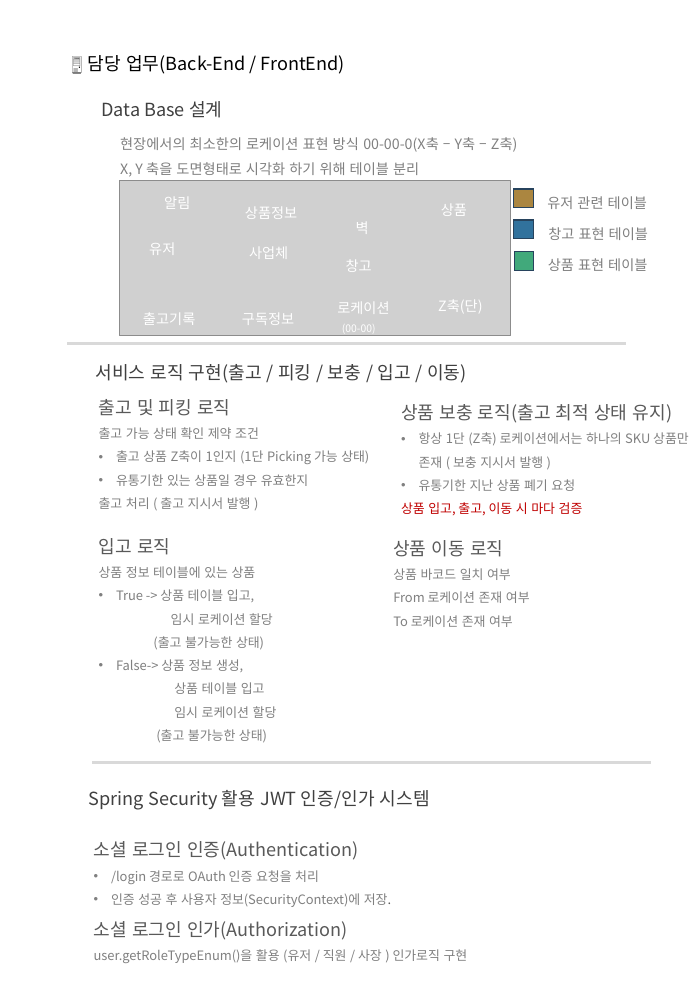
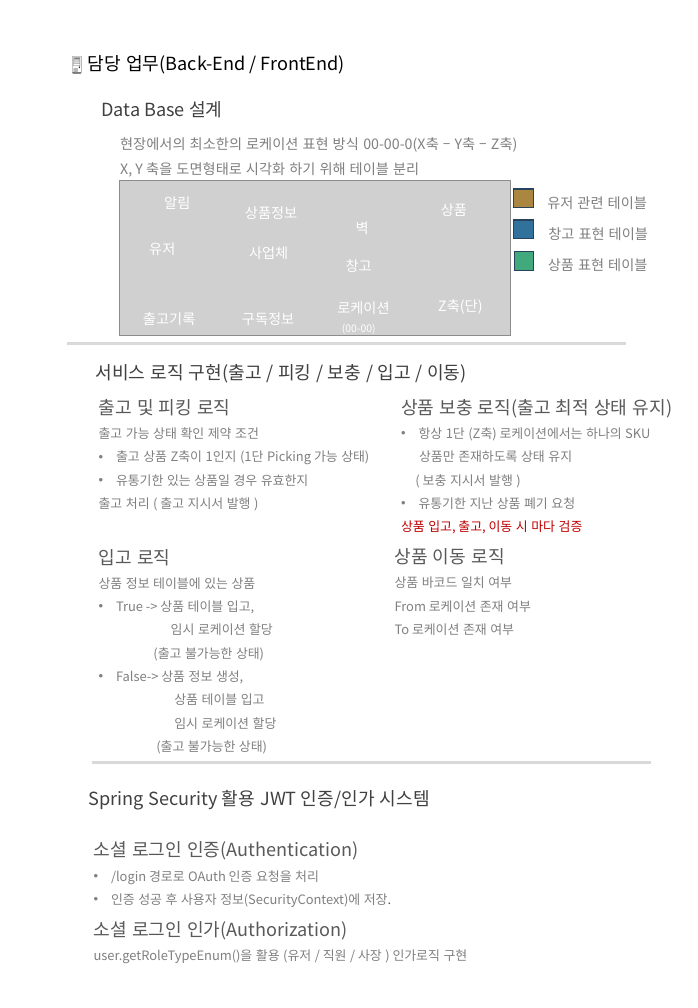
Before and after one commit to yuseok01/itgorae, a slide deck: slide 7 of 피피티/241124 포트폴리오_김유석.pptx. Drawn at 698x1008 pixels with LibreOffice and Linux fonts; fonts in the diff are those of the drawing; grey boxes stand for pictures. Boxes give left, top, right and bottom in pixels: in the first picture for what was removed or moved away, otherwise in the second. Text is boxed around its words. In the diff, an @@ line names an element or a change of style, - is before the commit and + after.

```diff
--- a/피피티/241124 포트폴리오_김유석.pptx
+++ b/피피티/241124 포트폴리오_김유석.pptx
@@ text at box(419, 427, 650, 486): text changed @@
-• 항상 1단 (Z축) 로케이션에서는 하나의 SKU 상품만 존재 ( 보충 지시서 발행 )
+• 항상 1단 (Z축) 로케이션에서는 하나의 SKU
+상품만 존재하도록 상태 유지
+( 보충 지시서 발행 )
@@ text "입고 로직": place and size @@
-text "입고 로직" at box(99, 538, 277, 743)
+text "입고 로직" at box(99, 549, 277, 754)
@@ text "상품 이동 로직": place and size @@
-text "상품 이동 로직" at box(393, 540, 530, 627)
+text "상품 이동 로직" at box(395, 548, 531, 635)
```
Also in this commit, not shown: 1 other slide changed, 1 other file.
